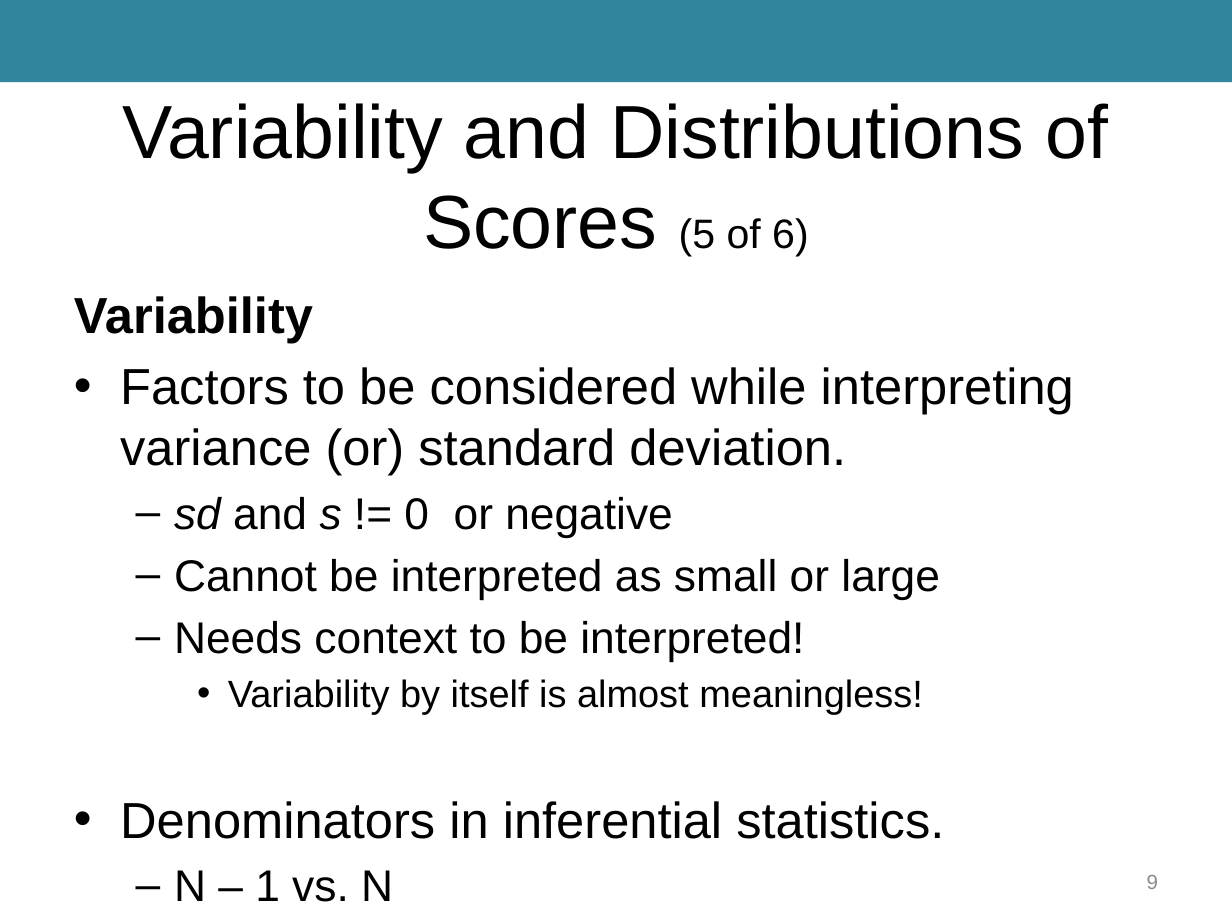
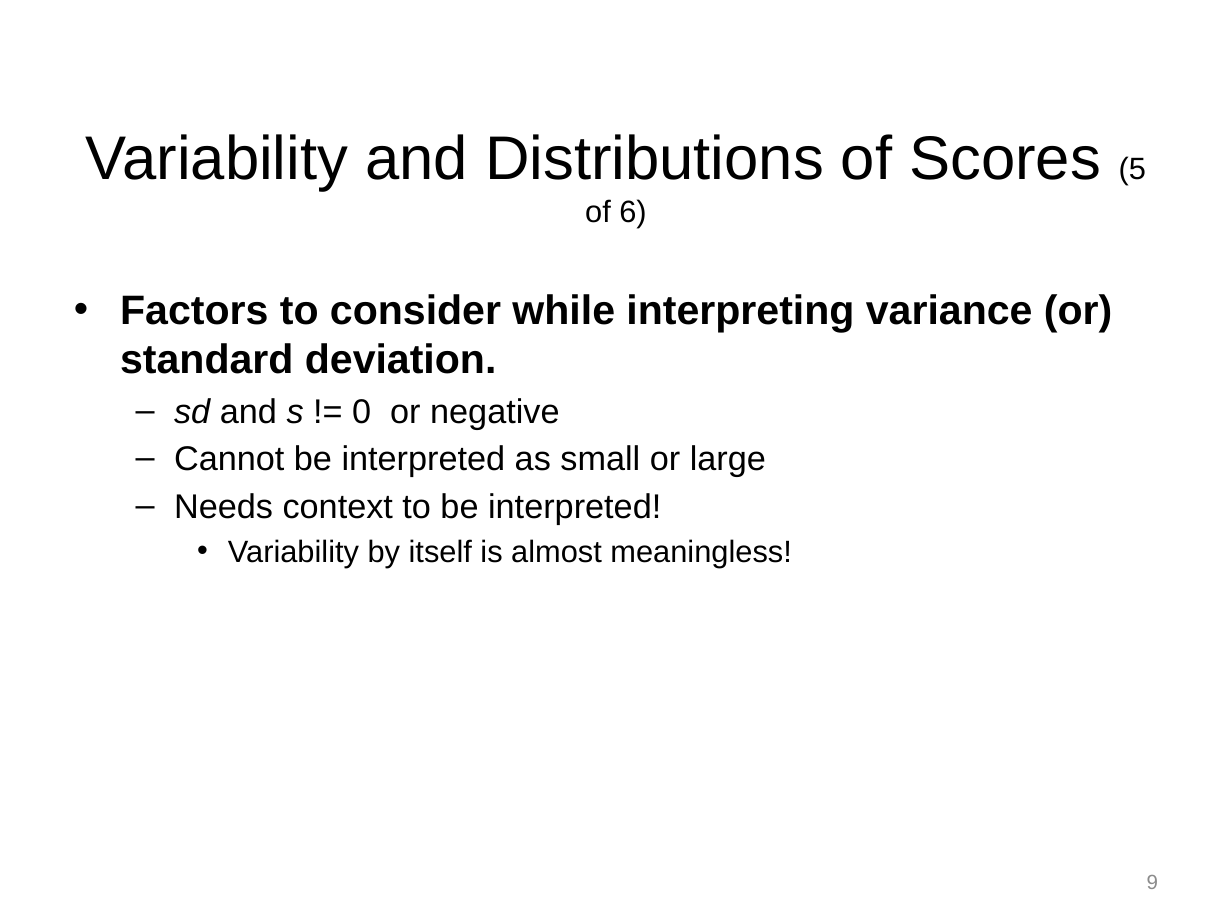
Before and after one commit to npm27/Teaching-Materials, a slide deck: slide 9 of Tests and Eval/Slides/3 Chapter 3.pptx. Drawn at 1232x924 pixels with LibreOffice and Linux fonts; fonts in the diff are those of the drawing. Boxes give left, top, right and bottom in pixels: in the first picture for what was removed or moved away, otherwise in the second. Text is boxed around its words. In the diff, an @@ line names an element or a change of style, - is before the commit and + after.

```diff
--- a/Tests and Eval/Slides/3 Chapter 3.pptx
+++ b/Tests and Eval/Slides/3 Chapter 3.pptx
@@ rectangle removed at <box>0,0,1232,83</box> @@
@@ title "Variability and Distributions of Scores ..." at <box>86,134,1146,227</box>: size 44 to 36 pt in "Variability and Distributions of Scores"; size 24 to 18 pt in "(5 of 6)" @@
@@ text at <box>120,294,1112,374</box>: text changed; size 29.6 to 24 pt; bold on @@
-Variability
-• Factors to be considered while interpreting variance (or) standard deviation.
+• Factors to consider while interpreting variance (or) standard deviation.
@@ text at <box>174,398,791,568</box>: size 25.9 to 20 pt in "sd and s != 0 or negative", "Cannot be interpreted as small or large", "Needs context to be interpreted!"; size 22.2 to 18 pt in "Variability by itself is almost meaningless!"; less space between paragraphs @@
@@ text at <box>120,801,944,839</box>: paragraphs removed @@
-• Denominators in inferential statistics.
-  – N – 1 vs. N
```
Also in this commit, not shown: 22 other slides changed, 2 slides added, 1 slide removed, 9 other files.
